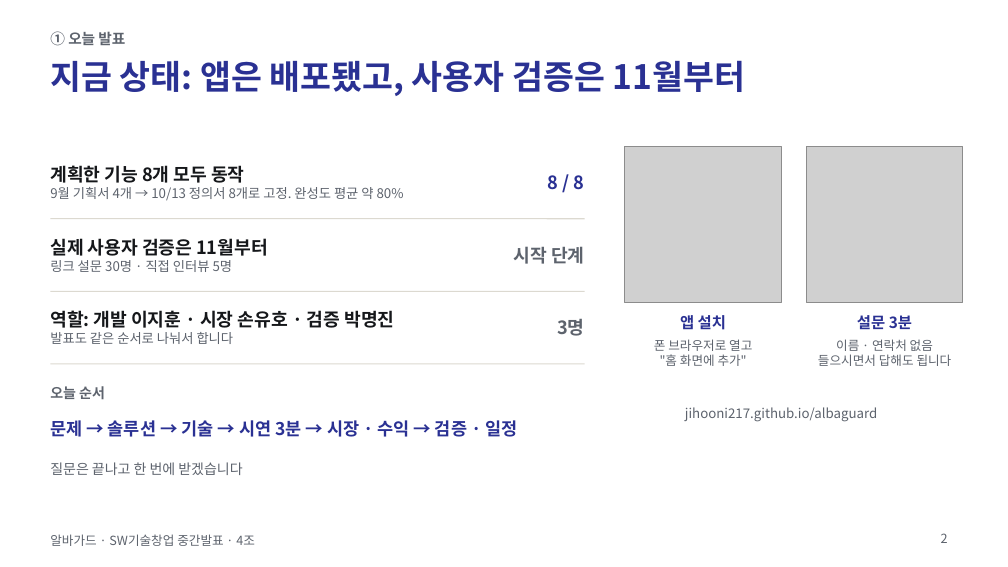
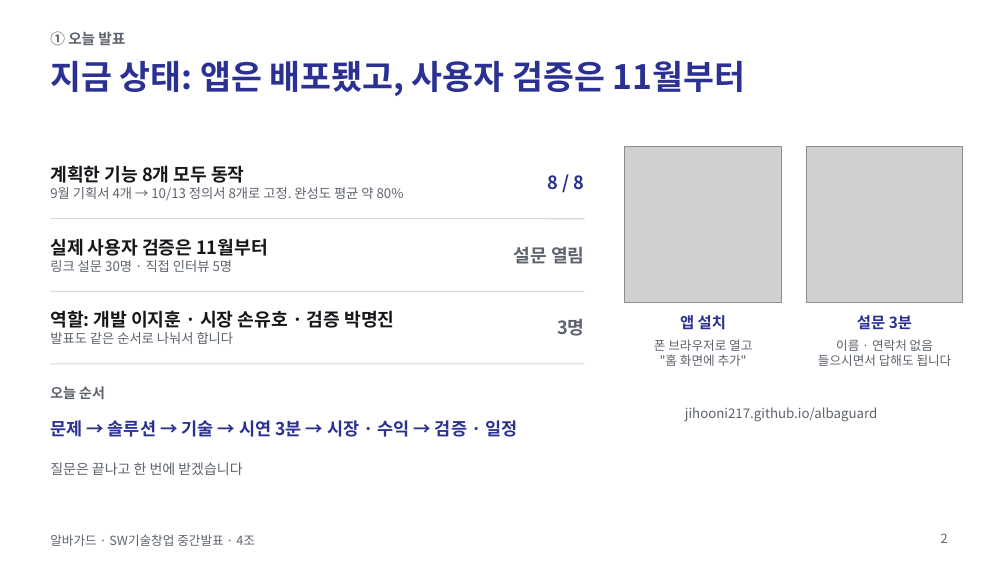
Before and after one commit to jihooni217/albaguard, a slide deck: slide 2 of docs/06_중간발표_PPT.pptx. Drawn at 1008x567 pixels with LibreOffice and Linux fonts; fonts in the diff are those of the drawing; grey boxes stand for pictures. Boxes give left, top, right and bottom in pixels: in the first picture for what was removed or moved away, otherwise in the second. Text is boxed around its words. In the diff, an @@ line names an element or a change of style, - is before the commit and + after.

```diff
--- a/docs/06_중간발표_PPT.pptx
+++ b/docs/06_중간발표_PPT.pptx
@@ text at [514,247,584,264]: text changed @@
-시작 단계
+설문 열림
```
Also in this commit, not shown: 6 other slides changed, 4 other files.
